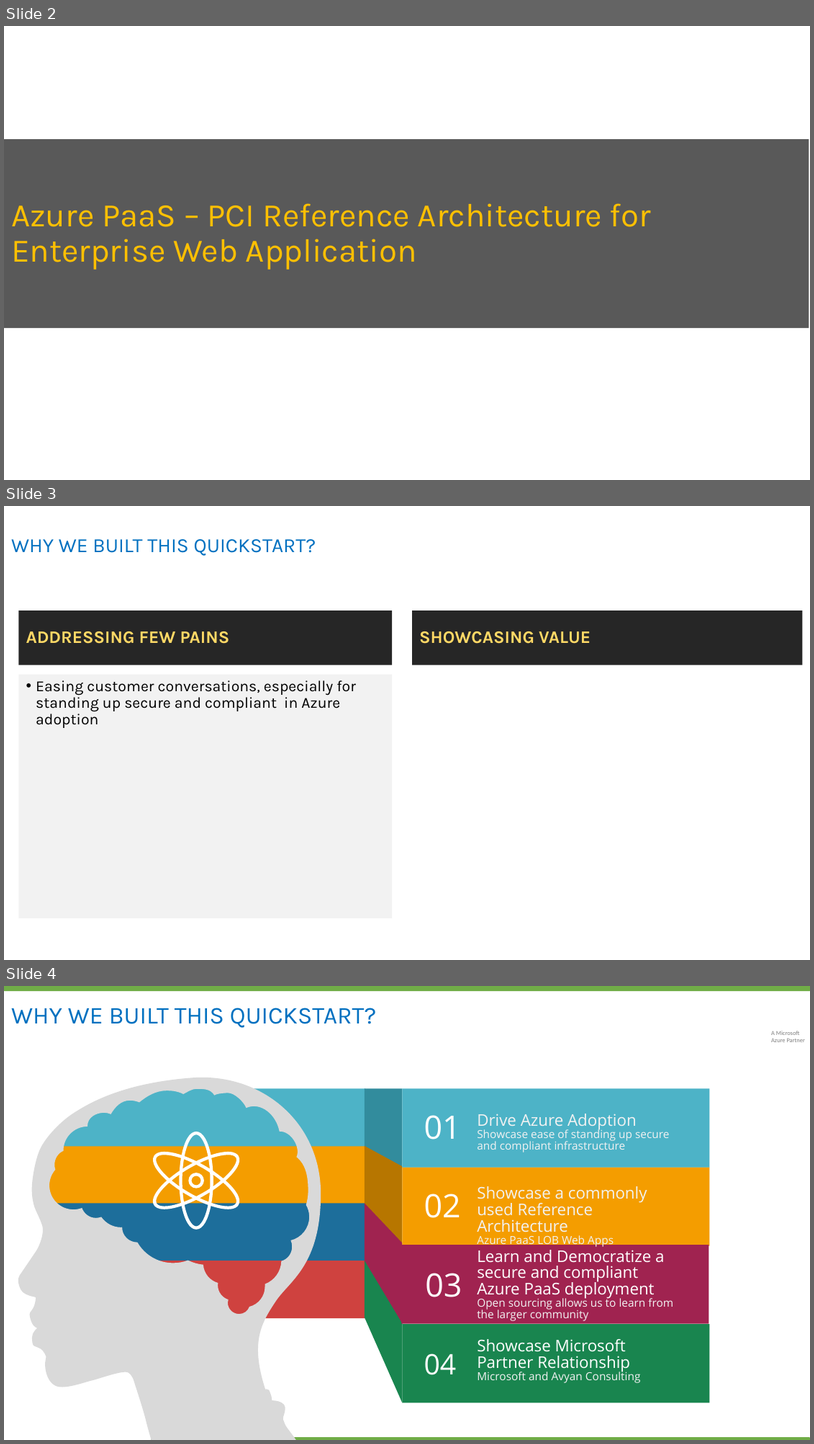
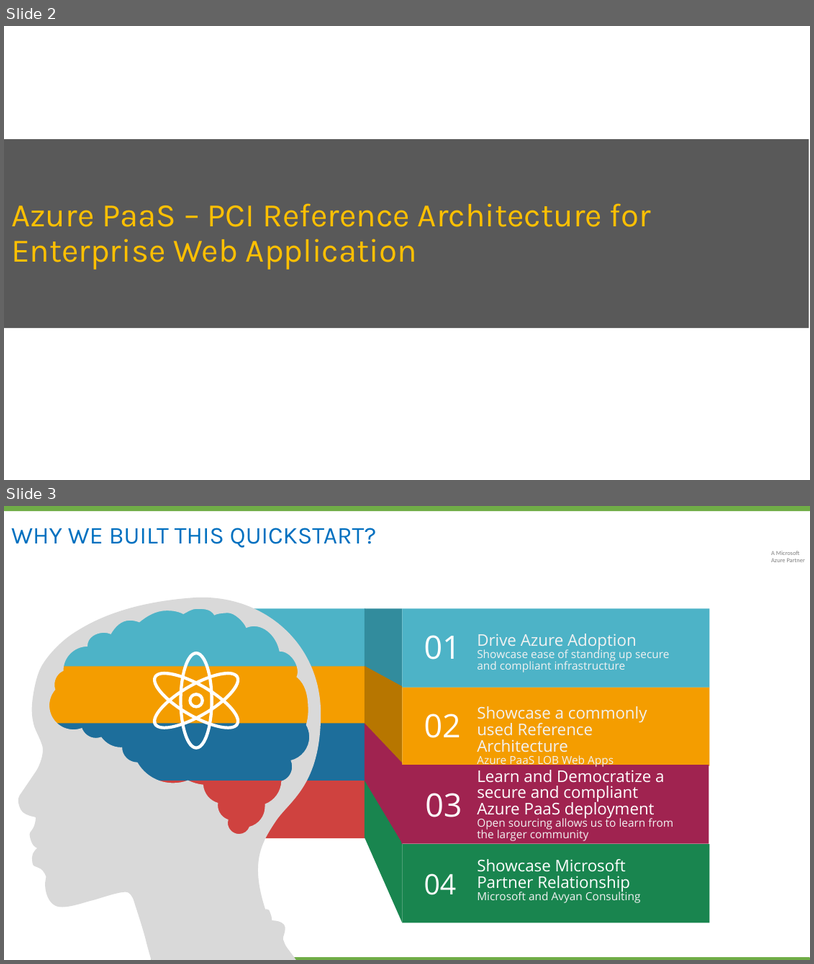
Before and after one commit to Cloudneeti/pci-paas-webapp-ase-sqldb-appgateway-keyvault-oms, a slide deck: documents/Azure_PCI_PaaS_Management_Reference_Architecture.pptx. Shown one above the other, each under a label of ours: slides 2, 3 and 4 before the commit, slides 2 and 3 after it. The pictures are 814x1444 and 814x964 pixels, drawn with LibreOffice and Linux fonts; fonts in the diff are those of the drawing; background and template pictures are left out. Boxes give left, top, right and bottom in pixels: in the first picture for what was removed or moved away, otherwise in the second. Text is boxed around its words. In the diff, an @@ line names an element or a change of style, - is before the commit and + after.

```diff
--- a/documents/Azure_PCI_PaaS_Management_Reference_Architecture.pptx
+++ b/documents/Azure_PCI_PaaS_Management_Reference_Architecture.pptx
@@ slide 3 removed at bbox=[4, 506, 810, 960], background #FFFFFF @@
@@ title removed at bbox=[11, 539, 316, 556] @@
-WHY WE BUILT THIS QUICKSTART?
@@ text removed at bbox=[18, 610, 392, 665] @@
-ADDRESSING FEW PAINS
@@ text removed at bbox=[413, 610, 803, 665] @@
-SHOWCASING VALUE
@@ text removed at bbox=[18, 674, 392, 919] @@
-• Easing customer conversations, especially for standing up secure and compliant in Azure adoption
@@ what was slide 4 is now slide 3 @@
```
Also in this commit, not shown: 4 other files.
